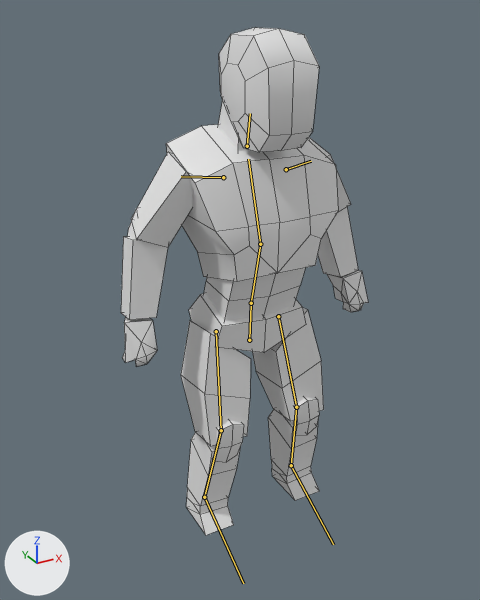
An edit to the FBX model Assets/Models/Prefabs/Character.fbx, drawn before and after from the same camera.
Both versions are drawn from a 50 mm camera at (-1.12, -1.82, 1.87) aimed at (-0.12, 0.0, 0.96). The axes (+X, +Y, +Z) are drawn at lower left. The lights are the same throughout. The bones that change are drawn over the model as lines. Mesh edges are drawn as thin lines.

The first picture shows 'Character'.
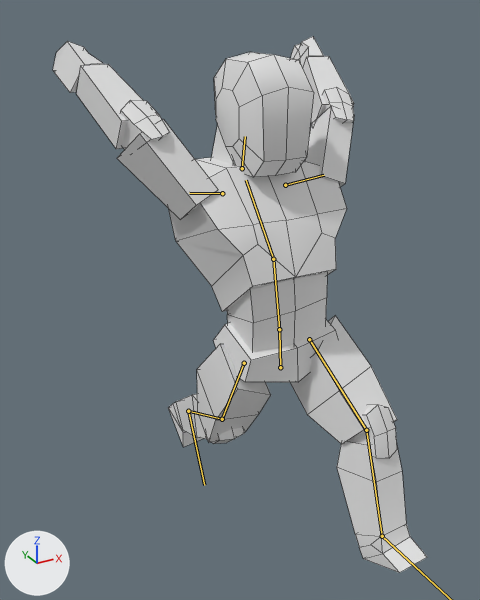
The newer file adds an action. The first version stands in its rest pose; the second is drawn at frame 1 of the action 'Armature|clp_MovePanik'.

Boxes [x1, y1, x2, y2] around the edits, measured in the pictures (480 x 600 px):
'Character', posed (51% wider)
    before: [121, 27, 368, 535]
    after: [53, 36, 427, 573]
bone 'Hip', root to tip
    before: (249, 340) to (251, 304)
    after: (280, 367) to (279, 330)
bone 'Stomach', root to tip
    before: (251, 303) to (260, 244)
    after: (279, 329) to (273, 259)
bone 'Torso', root to tip
    before: (260, 244) to (248, 159)
    after: (273, 259) to (246, 180)
bone 'Neck', root to tip
    before: (247, 146) to (250, 113)
    after: (242, 168) to (245, 136)
bone 'Shoulder.L', root to tip
    before: (286, 169) to (311, 161)
    after: (285, 185) to (324, 175)
bone 'Shoulder.R', root to tip
    before: (223, 177) to (181, 176)
    after: (222, 193) to (189, 193)
bone 'UpperLeg.L', root to tip
    before: (278, 316) to (296, 407)
    after: (309, 339) to (366, 430)
bone 'LowerLeg.L', root to tip
    before: (296, 407) to (291, 465)
    after: (366, 430) to (382, 536)
bone 'UpperLeg.R', root to tip
    before: (216, 331) to (221, 430)
    after: (244, 363) to (222, 419)
bone 'LowerLeg.R', root to tip
    before: (221, 430) to (204, 497)
    after: (222, 419) to (188, 411)
bone 'Foot.R', root to tip
    before: (204, 497) to (243, 583)
    after: (188, 411) to (204, 485)

What changed in the scene script:
```text
Change bone_hip:
    where bone_hip = bpy.data.objects['Armature'].pose.bones['Hip']
    bone_hip.location: (0.0, 0.0, 0.0) -> (0.0, 0.001, 0.222)
    bone_hip.rotation_quaternion: (1.0, 0.0, 0.0, 0.0) -> (0.999, 0.0, 0.005, 0.041)  # degrees (0, 0, 0) -> degrees (0, 1, 5)
Change bone_stomach:
    where bone_stomach = bpy.data.objects['Armature'].pose.bones['Stomach']  # child of 'Hip'
    bone_stomach.rotation_quaternion: (1.0, 0.0, 0.0, 0.0) -> (0.988, -0.155, 0.012, -0.004)  # degrees (0, 0, 0) -> degrees (-18, 1, -1)
Change bone_torso:
    where bone_torso = bpy.data.objects['Armature'].pose.bones['Torso']  # child of 'Stomach'
    bone_torso.rotation_quaternion: (1.0, 0.0, 0.0, 0.0) -> (0.998, -0.05, 0.009, -0.043)  # degrees (0, 0, 0) -> degrees (-6, 1, -5)
Change bone_neck:
    where bone_neck = bpy.data.objects['Armature'].pose.bones['Neck']  # child of 'Torso'
    bone_neck.rotation_quaternion: (1.0, 0.0, 0.0, 0.0) -> (0.979, 0.206, 0.001, -0.001)  # degrees (0, 0, 0) -> degrees (24, 0, 0)
Change bone_shoulder_l:
    where bone_shoulder_l = bpy.data.objects['Armature'].pose.bones['Shoulder.L']  # child of 'Torso'
    bone_shoulder_l.location: (0.0, 0.0, 0.0) -> (-0.001, 0.001, -0.002)
    bone_shoulder_l.rotation_quaternion: (1.0, 0.0, 0.0, 0.0) -> (0.211, 0.089, 0.929, 0.289)  # degrees (0, 0, 0) -> degrees (-38, 160, -18)
Change bone_shoulder_r:
    where bone_shoulder_r = bpy.data.objects['Armature'].pose.bones['Shoulder.R']  # child of 'Torso'
    bone_shoulder_r.location: (0.0, 0.0, 0.0) -> (-0.001, -0.001, 0.002)
    bone_shoulder_r.rotation_quaternion: (1.0, 0.0, 0.0, 0.0) -> (-0.211, -0.099, 0.925, 0.3)  # degrees (0, 0, 0) -> degrees (-39, -161, 19)
Change bone_upperleg_l:
    where bone_upperleg_l = bpy.data.objects['Armature'].pose.bones['UpperLeg.L']  # child of 'Hip'
    bone_upperleg_l.rotation_quaternion: (1.0, 0.0, 0.0, 0.0) -> (0.921, 0.361, -0.126, -0.075)  # degrees (0, 0, 0) -> degrees (44, -10, -13)
Change bone_lowerleg_l:
    where bone_lowerleg_l = bpy.data.objects['Armature'].pose.bones['LowerLeg.L']  # child of 'UpperLeg.L'
    bone_lowerleg_l.rotation_quaternion: (1.0, 0.0, 0.0, 0.0) -> (0.997, -0.08, 0.0, 0.002)  # degrees (0, 0, 0) -> degrees (-9, 0, 0)
Change bone_foot_l:
    where bone_foot_l = bpy.data.objects['Armature'].pose.bones['Foot.L']  # child of 'LowerLeg.L'
    bone_foot_l.rotation_quaternion: (1.0, 0.0, 0.0, 0.0) -> (0.993, -0.07, 0.09, -0.016)  # degrees (0, 0, 0) -> degrees (-8, 10, -3)
Change bone_upperleg_r:
    where bone_upperleg_r = bpy.data.objects['Armature'].pose.bones['UpperLeg.R']  # child of 'Hip'
    bone_upperleg_r.rotation_quaternion: (1.0, 0.0, 0.0, 0.0) -> (0.93, -0.367, 0.025, 0.002)  # degrees (0, 0, 0) -> degrees (-43, 3, -1)
Change bone_lowerleg_r:
    where bone_lowerleg_r = bpy.data.objects['Armature'].pose.bones['LowerLeg.R']  # child of 'UpperLeg.R'
    bone_lowerleg_r.rotation_quaternion: (1.0, 0.0, 0.0, 0.0) -> (0.997, -0.08, 0.0, -0.002)  # degrees (0, 0, 0) -> degrees (-9, 0, 0)
Change bone_foot_r:
    where bone_foot_r = bpy.data.objects['Armature'].pose.bones['Foot.R']  # child of 'LowerLeg.R'
    bone_foot_r.rotation_quaternion: (1.0, 0.0, 0.0, 0.0) -> (0.996, 0.009, -0.081, 0.032)  # degrees (0, 0, 0) -> degrees (1, -9, 4)
```
